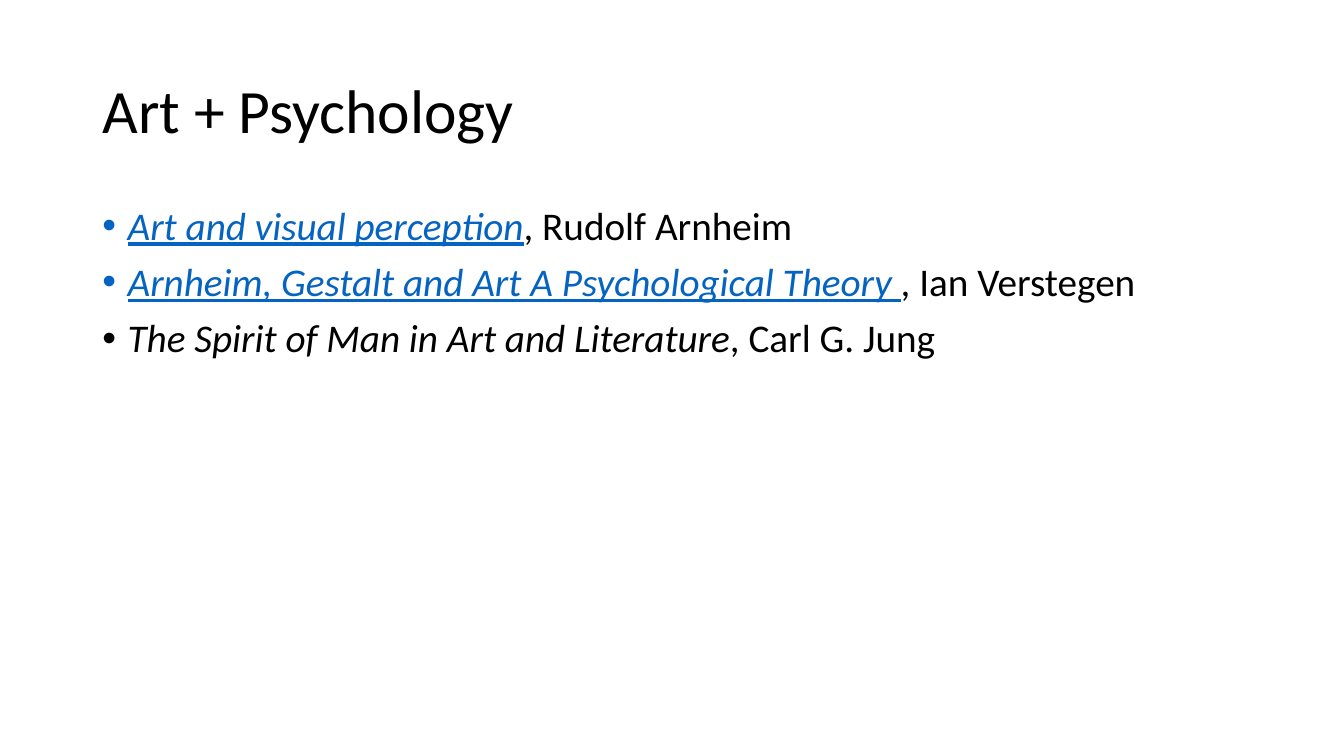
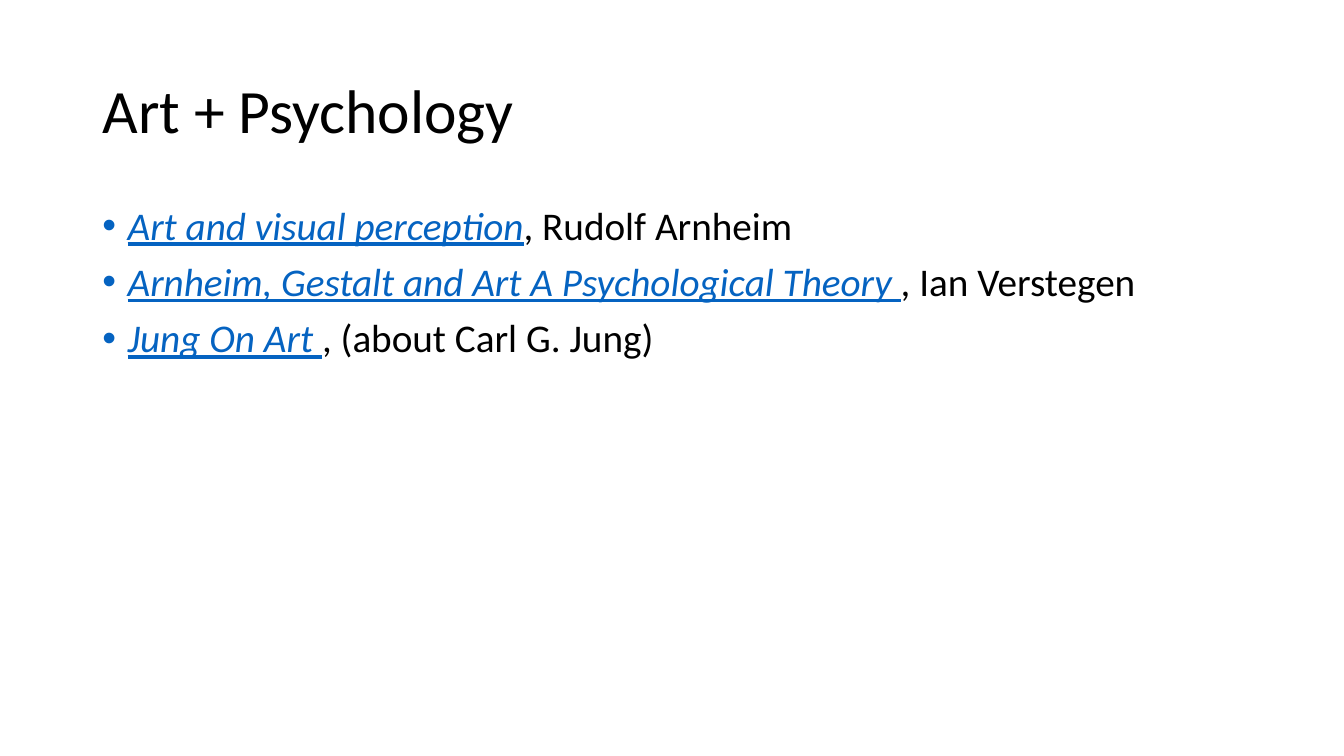
Before and after one commit to PatriciaXiao/Conclusion, a slide deck: slide 16 of Conclusion.pptx (slide 17 before the commit). Drawn at 1344x756 pixels with LibreOffice and Linux fonts; fonts in the diff are those of the drawing. Boxes give left, top, right and bottom in pixels: in the first picture for what was removed or moved away, otherwise in the second. Text is boxed around its words. In the diff, an @@ line names an element or a change of style, - is before the commit and + after.

Commit message:
11092015
Ruled out the neccessartity of reading the articles written by Jung,
Freud and Alder. They are concentrating on the content. Rudolf Arnheim
cares about the construction. However, perhaps Jung's work is worthwhile
to be read through. But not now, not before Arnheim's and Cognitive
Psychology.

```diff
--- a/Conclusion.pptx
+++ b/Conclusion.pptx
@@ text at [128, 323, 654, 359]: text changed; italic off @@
-• The Spirit of Man in Art and Literature, Carl G. Jung
+• Jung On Art , (about Carl G. Jung)
```
Also in this commit, not shown: 9 other slides changed, 1 slide removed, 4 other files.
